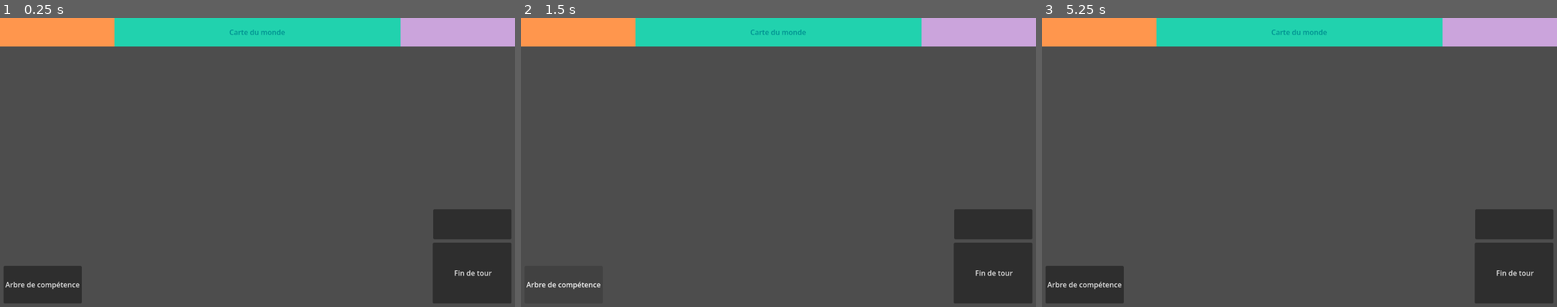
Above: before the commit, frames 1-3 (left to right).
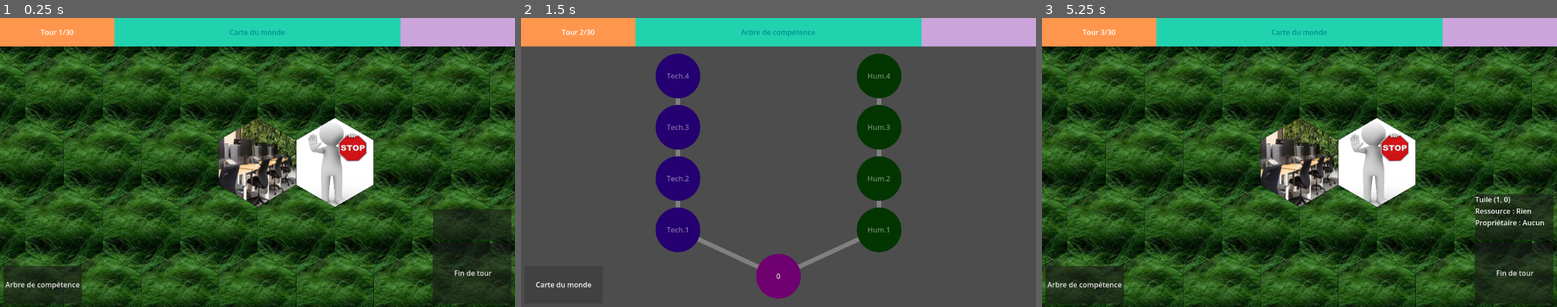
Above: after the commit, the same moments.

Repository: Shoshore/M2-Projet_Jeux_Serieux
Game: Godot game, scene res://Scenes/tile_map.tscn
Two runs of this game, one before a commit and one after it. Both use one fixed random seed, a clock stepped at 60 frames per second and the inputs below. The engine's default icon, where the game draws it, is replaced by a stand-in: a white triangle on a blue panel in a dark square.
Inputs (mouse positions are in pixels of both pictures, inside the frame that each line leads up to):
- Up to frame 1 (0.25 s): no input
- Up to frame 2 (1.5 s): click "Fin de tour" at 0.5 s; click "Arbre de compétence" at 1.25 s
- Up to frame 3 (5.25 s): click (1515, 272) at 2 s, where only the run before the commit has a clickable "Fin de tour"; click (1083, 283) at 2.75 s, where only the run before the commit has a clickable "Arbre de compétence"; click "Fin de tour" at 3.5 s; click "Arbre de compétence" at 4.25 s; tap Enter at 5 s; move the mouse to (1412, 148) at 5.02 s; click (1412, 148) at 5.17 s

The runs differ from the first frame. In frame 1, 85% of the frame differs, in the area x 0-100%, y 4-100%; in frame 2, 15%; in frame 3, 85%.
Error before the commit: Parse Error: Cannot assign a value of type Node to variable "skill_tree" with specified type SkillTree. (res://scripts/turn_manager.gd:16)

Commit message:
Update scripts

Diff:
--- a/scripts/building/skillTree.gd
+++ /dev/null
@@ -1,107 +0,0 @@
-extends Control
-class_name SkillTree
-
-
-
-# Compétences technologies
-@onready var button_tech_1: Button = $HBoxContainerGlobal/VBoxContainer/HBoxContainer/VBoxContainer/Button
-@onready var button_tech_2: Button = $HBoxContainerGlobal/VBoxContainer/HBoxContainer/VBoxContainer/Button2
-@onready var button_tech_3: Button = $HBoxContainerGlobal/VBoxContainer/HBoxContainer/VBoxContainer/Button3
-@onready var button_tech_4: Button = $HBoxContainerGlobal/VBoxContainer/HBoxContainer/VBoxContainer/Button4
-
-# Compétences humaines
-@onready var button_human_1: Button = $HBoxContainerGlobal/VBoxContainer/HBoxContainer/VBoxContainer2/Button
-@onready var button_human_2: Button = $HBoxContainerGlobal/VBoxContainer/HBoxContainer/VBoxContainer2/Button2
-@onready var button_human_3: Button = $HBoxContainerGlobal/VBoxContainer/HBoxContainer/VBoxContainer2/Button3
-@onready var button_human_4: Button = $HBoxContainerGlobal/VBoxContainer/HBoxContainer/VBoxContainer2/Button4
-
-# Origine de l'arbre
-@onready var button_origin: Button = $HBoxContainerGlobal/VBoxContainer/HBoxContainer2/ButtonOrigin
-
-# Bouton de changement vers le plateau/arbre
-@onready var tree_button: Button = $"../TreeButton"
-
-func buttonCenter(button: Control):
-	return button.get_global_rect().get_center() - global_position ;
-
-var lineWidth = 10.0
-
-var colorLineOrigin = Color.WHITE
-var colorLineTech1 = Color.WHITE
-var colorLineTech2 = Color.WHITE
-var colorLineTech3 = Color.WHITE
-var colorLineHuman1 = Color.WHITE
-var colorLineHuman2 = Color.WHITE
-var colorLineHuman3 = Color.WHITE
-
-func _draw() -> void:
-	draw_line(buttonCenter(button_origin), buttonCenter(button_human_1), colorLineOrigin, lineWidth)
-	draw_line(buttonCenter(button_origin), buttonCenter(button_tech_1), colorLineOrigin, lineWidth)
-	draw_line(buttonCenter(button_tech_1), buttonCenter(button_tech_2), colorLineTech1, lineWidth)
-	draw_line(buttonCenter(button_tech_2), buttonCenter(button_tech_3), colorLineTech2, lineWidth)
-	draw_line(buttonCenter(button_tech_3), buttonCenter(button_tech_4), colorLineTech3, lineWidth)
-	draw_line(buttonCenter(button_human_1), buttonCenter(button_human_2), colorLineHuman1, lineWidth)
-	draw_line(buttonCenter(button_human_2), buttonCenter(button_human_3), colorLineHuman2, lineWidth)
-	draw_line(buttonCenter(button_human_3), buttonCenter(button_human_4), colorLineHuman3, lineWidth)
-
-# Called when the node enters the scene tree for the first time.
-func _ready() -> void:
-	button_origin.text = "Début"
-	resized.connect(queue_redraw)
-	# On redessine les lignes une fois que les boutons sont bien placé
-	$HBoxContainerGlobal/VBoxContainer/HBoxContainer/VBoxContainer.sort_children.connect(queue_redraw)
-	$HBoxContainerGlobal/VBoxContainer/HBoxContainer/VBoxContainer2.sort_children.connect(queue_redraw)
-
-# Called every frame. 'delta' is the elapsed time since the previous frame.
-func _process(delta: float) -> void:
-	pass
-
-func _on_button_origin_pressed() -> void:
-	button_human_1.disabled = false ;
-	button_tech_1.disabled = false ;
-	button_origin.disabled = true ;
-	colorLineOrigin = Color.GOLDENROD
-	queue_redraw()
-
-func _on_button_tech1_pressed() -> void:
-	button_tech_2.disabled = false ;
-	button_tech_1.disabled = true ;
-	colorLineTech1 = Color.GOLDENROD
-	queue_redraw()
-
-func _on_button_tech2_pressed() -> void:
-	button_tech_3.disabled = false ;
-	button_tech_2.disabled = true ;
-	colorLineTech2 = Color.GOLDENROD
-	queue_redraw()
-
-func _on_button_tech3_pressed() -> void:
-	button_tech_4.disabled = false ;
-	button_tech_3.disabled = true ;
-	colorLineTech3 = Color.GOLDENROD
-	queue_redraw()
-
-func _on_button_tech4_pressed() -> void:
-	button_tech_4.disabled = true ;
-
-
-func _on_button_human1_pressed() -> void:
-	button_human_2.disabled = false ;
-	button_human_1.disabled = true ;
-	colorLineHuman1 = Color.GOLDENROD
-	queue_redraw()
-
-func _on_button_human2_pressed() -> void:
-	button_human_3.disabled = false ;
-	button_human_2.disabled = true ;
-	colorLineHuman2 = Color.GOLDENROD
-	queue_redraw()
-
-func _on_button_human3_pressed() -> void:
-	button_human_4.disabled = false ;
-	button_human_3.disabled = true ;
-	colorLineHuman3 = Color.GOLDENROD
-	queue_redraw()
-
-func _on_button_human4_pressed() -> void:
-	button_human_4.disabled = true ;
--- a/scripts/turn_manager.gd
+++ b/scripts/turn_manager.gd
@@ -13,7 +13,7 @@
 var company_array : Dictionary[int,Company] = {} # id -> Company
 
 @onready var boardObject: Node2D = $"."
-@onready var skill_tree: SkillTree = $HUD/SkillTree
+@onready var skill_tree: Control = $HUD/SkillTree
 @onready var tree_button: Button = $HUD/TreeButton
 @onready var round_button: Button = $HUD/Control/End_turn_button
 @onready var tiles_info: PanelContainer = $CanvasLayer/info
Not shown, removed: scripts/building/skillTree.gd.uid
